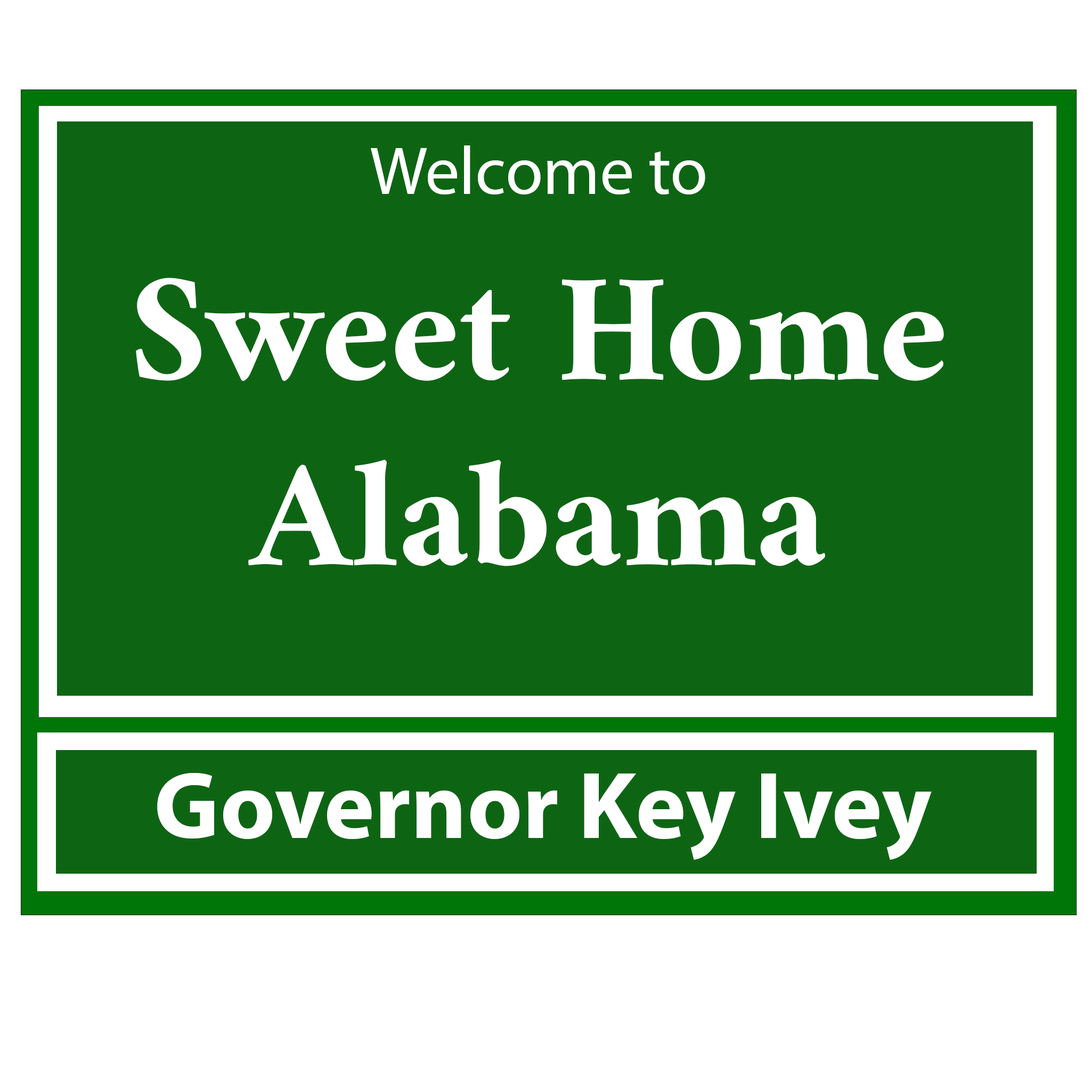
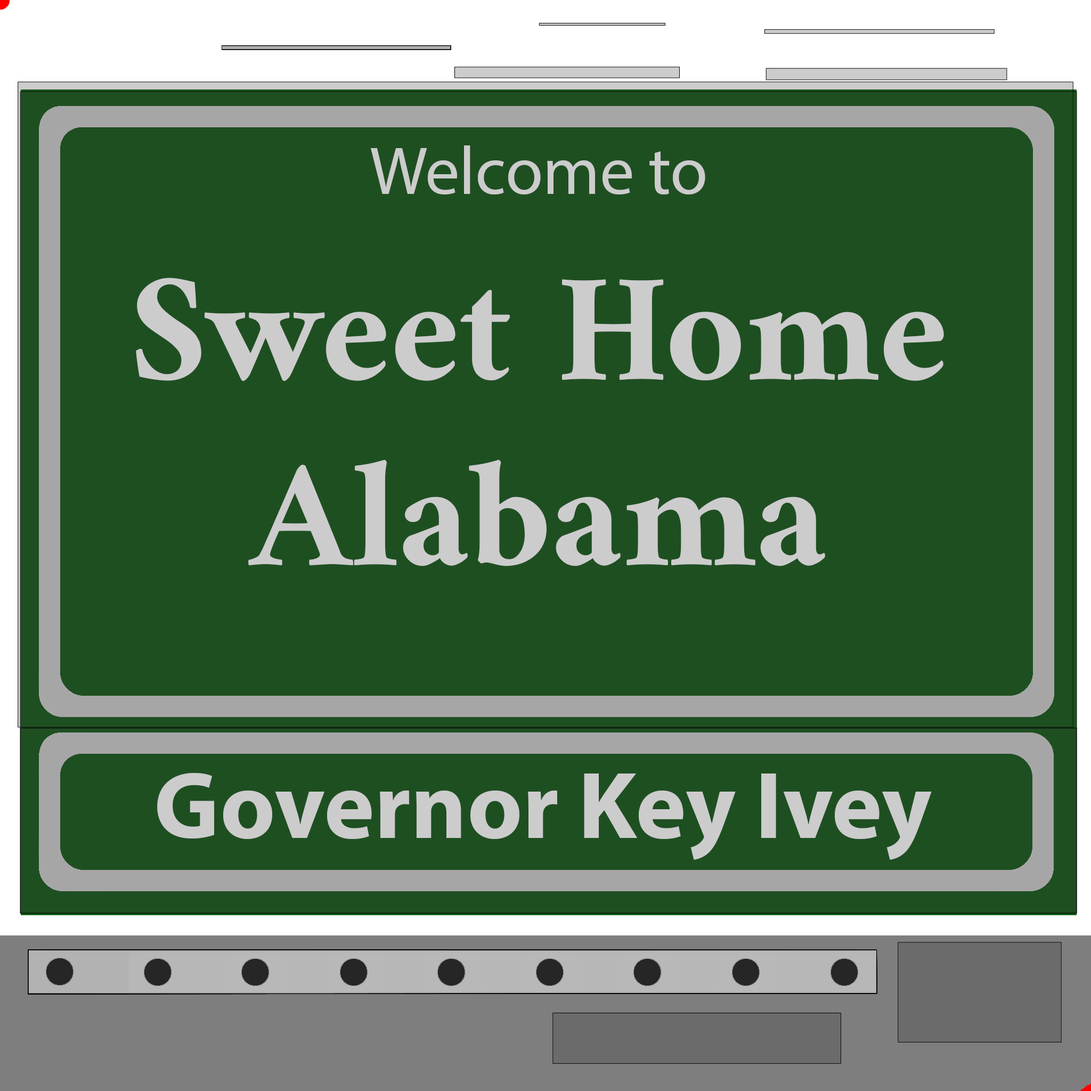
Layers edited between the first and the second 1091×1091 image:
showed "UVLayout" over [19, 91, 1078, 915]
renamed "Rectangle 4" to "Layer 12", painted on it over [0, 0, 1091, 1091]
